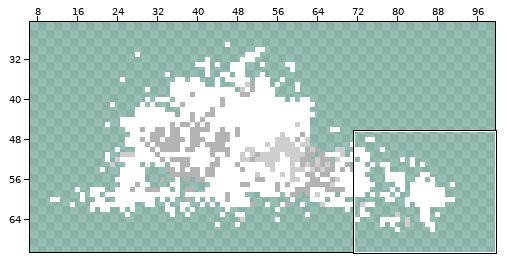
Pixel-art file: Assets/Imports/MyAssets/Cloud/Cloud1.aseprite. Above: a wide view before the commit, with the close-up outlined.
Close-up. Before the commit:
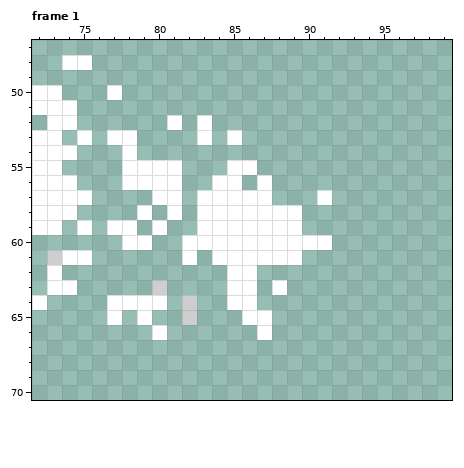
100x100 pixels, 8 frames. Shown: frame 1: x 72..99, y 47..70. The wide view leaves out empty margins.
After the commit:
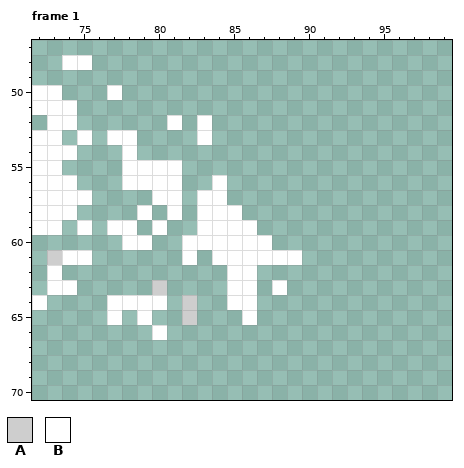
Palette (. is transparent): A #cecece  B #ffffff
From old to new:
Changed rows in their new state; - is an unchanged pixel.
Frame 1:
first column x 85:
53 .------
55 ..-----
56 .-.----
57 ...---.
58 -....--
59 --...--
60 ---....
first column x 87:
65 .
66 .
Boxes around the changes in both close-ups, in picture pixels (x1, y1, x2, y2):
erased: (227, 130, 332, 250)
erased: (257, 310, 272, 340)
